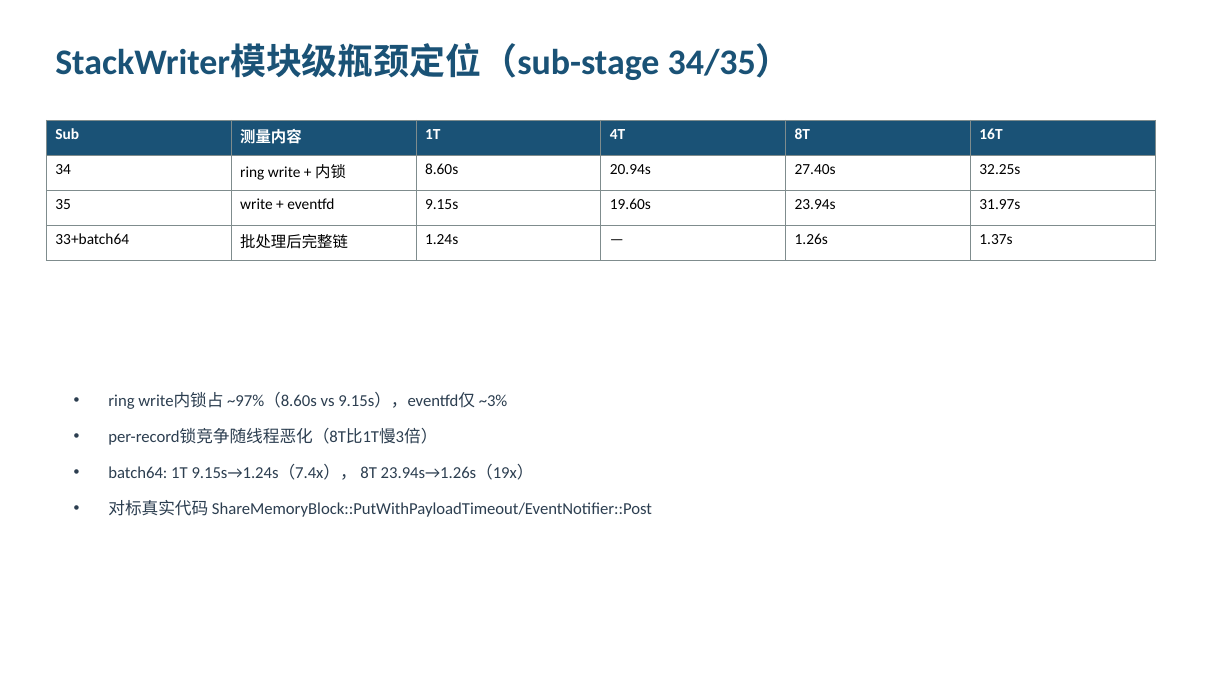
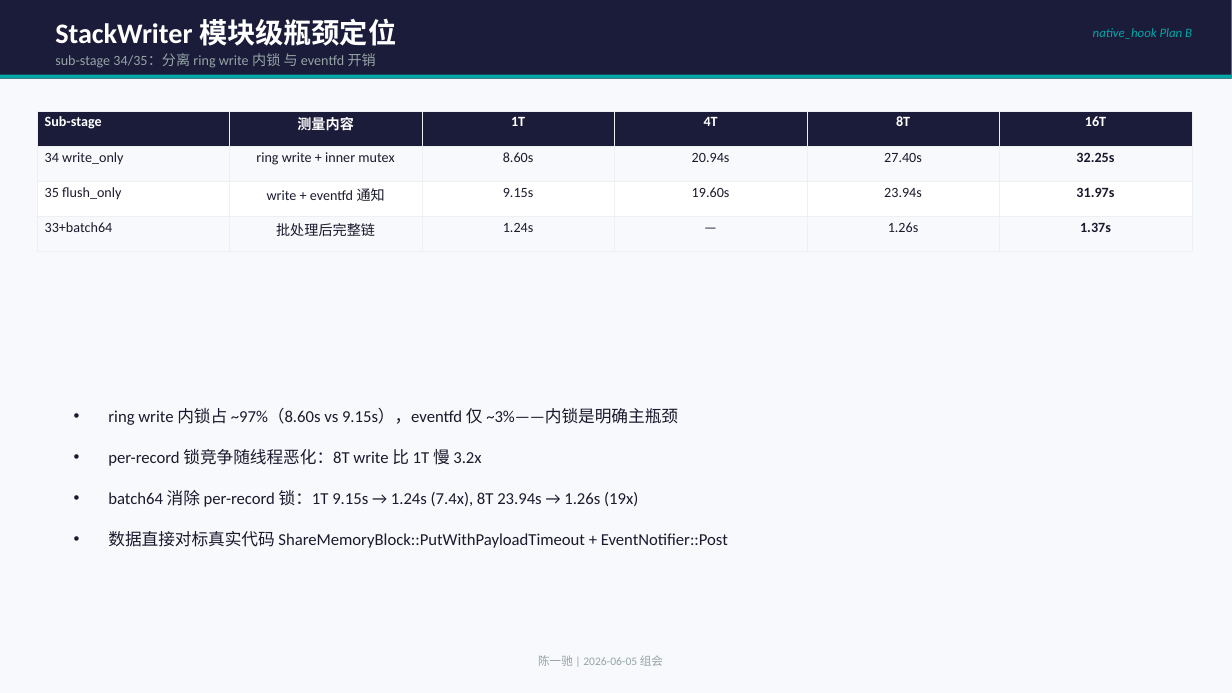
Before and after one commit to YiChiChen1106/Nativehook_linux_planb, a slide deck: slide 6 of presentation/native_hook_progress_2026-06-05.pptx. Drawn at 1232x693 pixels with LibreOffice and Linux fonts; fonts in the diff are those of the drawing. Boxes give left, top, right and bottom in pixels: in the first picture for what was removed or moved away, otherwise in the second. Text is boxed around its words. In the diff, an @@ line names an element or a change of style, - is before the commit and + after.

Commit message:
Redesign PPT: dark theme, cards layout, better visual hierarchy

```diff
--- a/presentation/native_hook_progress_2026-06-05.pptx
+++ b/presentation/native_hook_progress_2026-06-05.pptx
@@ background #FFFFFF to #F7F9FC @@
@@ rectangle added at bbox=[0, 0, 1232, 79], fill #1B1B3A @@
@@ text added at bbox=[55, 18, 396, 46], 22 pt, text #FFFFFF, bold @@
+StackWriter 模块级瓶颈定位
@@ text added at bbox=[1093, 28, 1192, 39], 10 pt, text #00A8A8, italic @@
+native_hook Plan B
@@ text at bbox=[55, 53, 376, 68]: text changed; size 28 to 11 pt; text colour #1A5276 to #95A5A6; bold off @@
-StackWriter模块级瓶颈定位（sub-stage 34/35）
+sub-stage 34/35：分离 ring write 内锁 与 eventfd 开销
@@ rectangle added at bbox=[0, 75, 1232, 79], fill #00A8A8 @@
@@ table at bbox=[37, 111, 1190, 240] @@
-row 1, column 1: Sub
+row 1, column 1: Sub-stage
-row 2, column 1: 34
+row 2, column 1: 34 write_only
-row 2, column 2: ring write + 内锁
+row 2, column 2: ring write + inner mutex
-row 3, column 1: 35
+row 3, column 1: 35 flush_only
-row 3, column 2: write + eventfd
+row 3, column 2: write + eventfd 通知
@@ fill #1A5276 to #1B1B3A in row 1 @@
@@ fill none to #F7F9FC in 12 cells @@
@@ fill none to #FFFFFF in row 3 @@
@@ size 12 to 11 pt in "测量内容", "1T", "4T", "8T" and 15 more places @@
@@ text colour #000000 to #1A1A2E in "8.60s", "20.94s", "27.40s", "32.25s" and 10 more places @@
@@ bold on in "32.25s", "31.97s", "1.37s" @@
@@ alignment left to centre @@
@@ borders changed @@
@@ table: place and size @@
-table at bbox=[46, 120, 1155, 253]
+table at bbox=[37, 111, 1190, 240]
@@ text at bbox=[108, 408, 728, 548]: text changed; text colour #2C3E50 to #1A1A2E @@
-• ring write内锁占 ~97%（8.60s vs 9.15s），eventfd仅 ~3%
-• per-record锁竞争随线程恶化（8T比1T慢3倍）
-• batch64: 1T 9.15s→1.24s（7.4x）， 8T 23.94s→1.26s（19x）
-• 对标真实代码 ShareMemoryBlock::PutWithPayloadTimeout/EventNotifier::Post
+• ring write 内锁占 ~97%（8.60s vs 9.15s），eventfd 仅 ~3%——内锁是明确主瓶颈
+• per-record 锁竞争随线程恶化：8T write 比 1T 慢 3.2x
+• batch64 消除 per-record 锁：1T 9.15s → 1.24s (7.4x), 8T 23.94s → 1.26s (19x)
+• 数据直接对标真实代码 ShareMemoryBlock::PutWithPayloadTimeout + EventNotifier::Post
@@ text added at bbox=[538, 655, 663, 666], 9 pt, text #95A5A6 @@
+陈一驰 | 2026-06-05 组会
```
Also in this commit, not shown: 8 other slides changed, 1 slide added, 1 slide removed, 2 other files.
